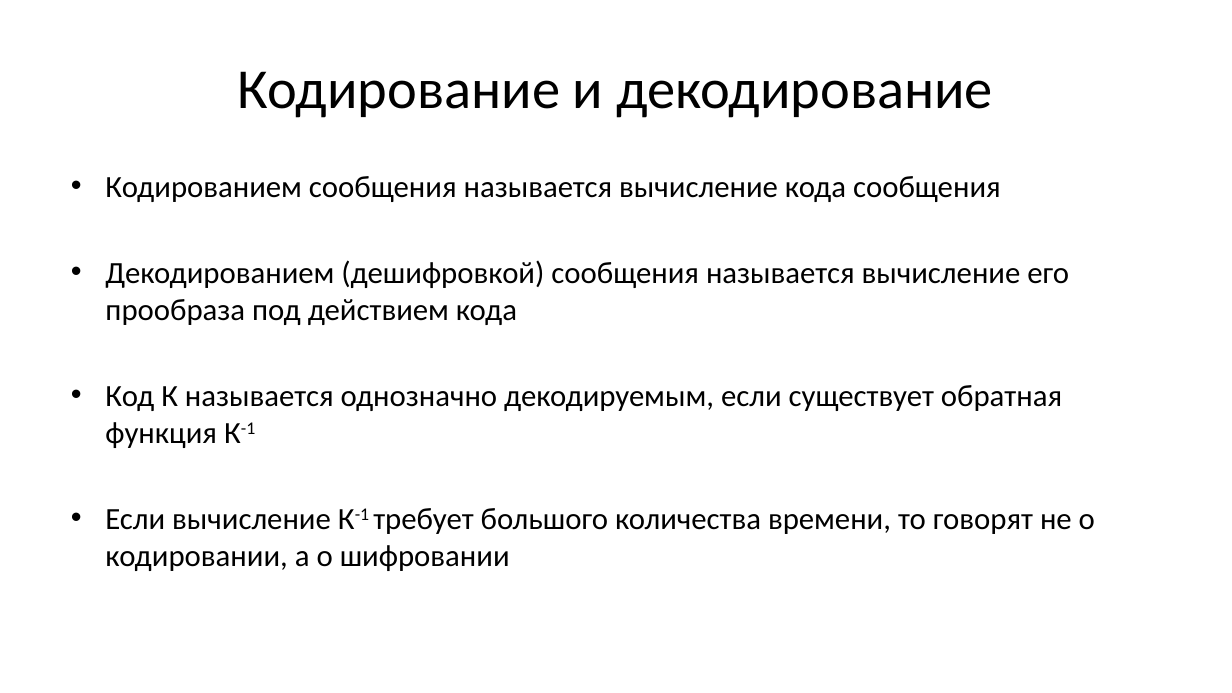
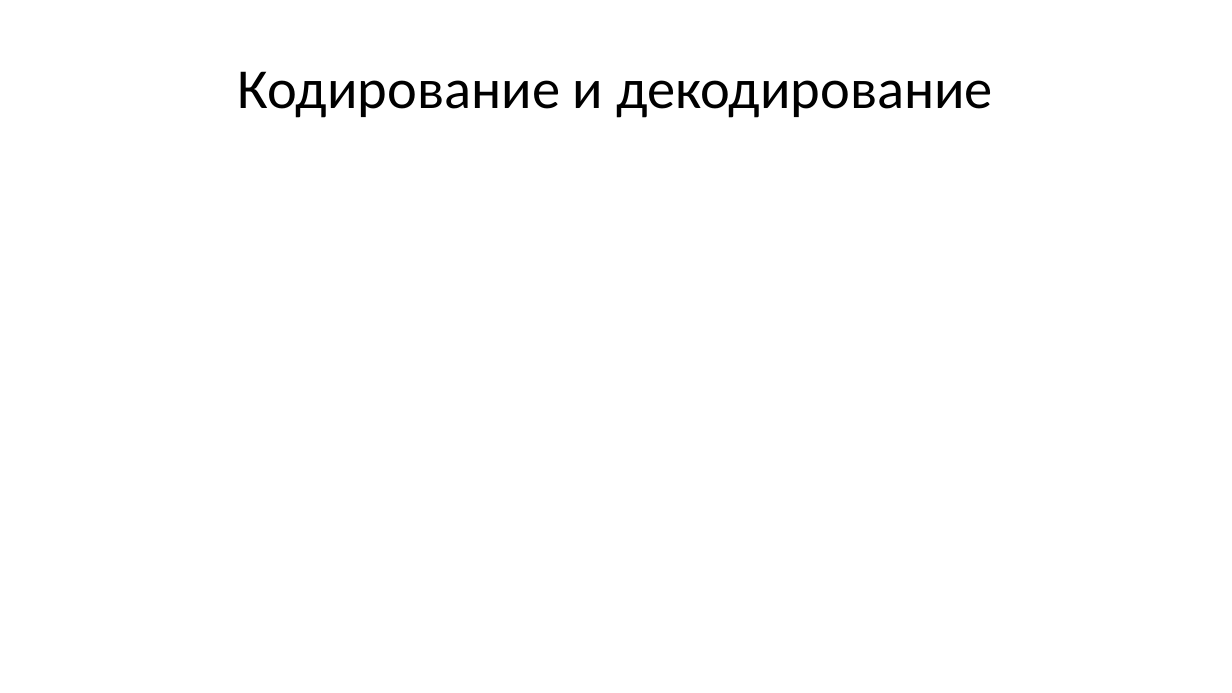
Before and after one commit to Evgueni-Petrov-aka-espetrov/Algorithms-and-Programming-in-C-pptx, a slide deck: slide 19 of 14 Кодирование.pptx (slide 7 before the commit). Drawn at 1232x693 pixels with LibreOffice and Linux fonts; fonts in the diff are those of the drawing. Boxes give left, top, right and bottom in pixels: in the first picture for what was removed or moved away, otherwise in the second. Text is boxed around its words. In the diff, an @@ line names an element or a change of style, - is before the commit and + after.

```diff
--- a/14 Кодирование.pptx
+++ b/14 Кодирование.pptx
@@ text removed at [105,176,1095,571] @@
-• Кодированием сообщения называется вычисление кода сообщения
-• Декодированием (дешифровкой) сообщения называется вычисление его прообраза под действием кода
-• Код К называется однозначно декодируемым, если существует обратная функция К-1
-• Если вычисление К-1 требует большого количества времени, то говорят не о кодировании, а о шифровании
```
Also in this commit, not shown: 12 other slides changed, 171 slides added.
